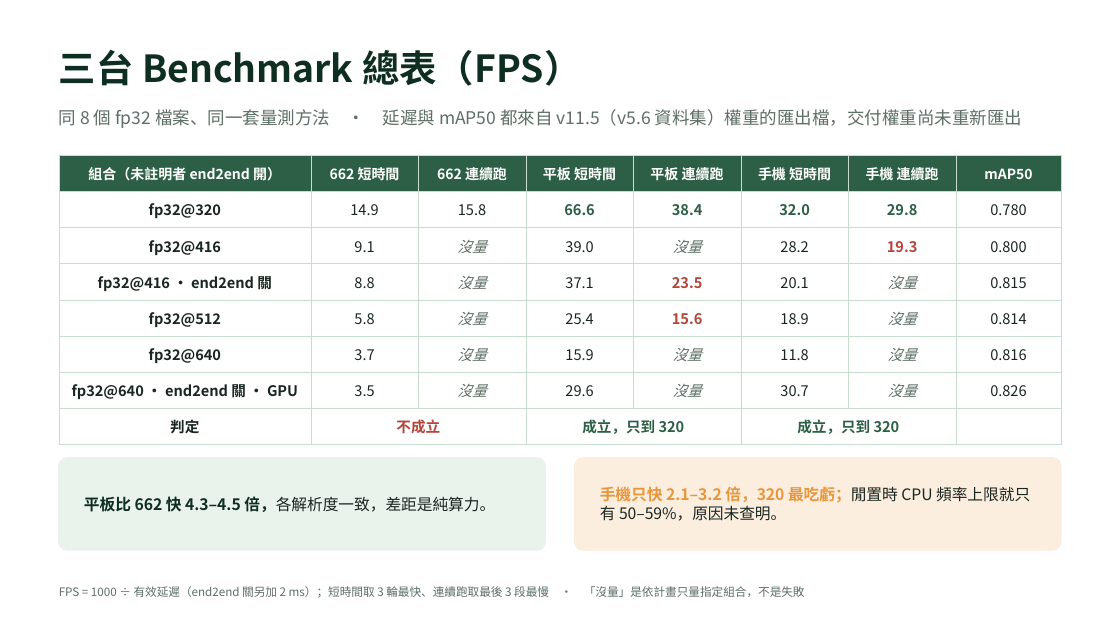
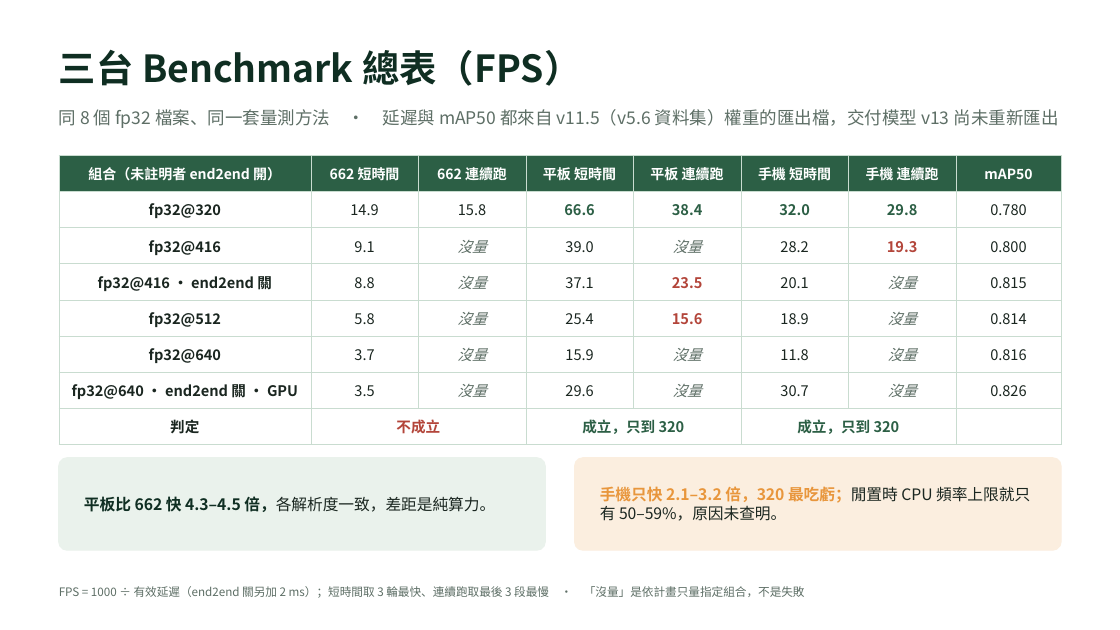
Before and after one commit to OneLeaf-dx/detection, a slide deck: slide 15 of docs/v12.3_簡報_口頭報告.pptx. Drawn at 1120x630 pixels with LibreOffice and Linux fonts; fonts in the diff are those of the drawing. Boxes give left, top, right and bottom in pixels: in the first picture for what was removed or moved away, otherwise in the second. Text is boxed around its words. In the diff, an @@ line names an element or a change of style, - is before the commit and + after.

```diff
--- a/docs/v12.3_簡報_口頭報告.pptx
+++ b/docs/v12.3_簡報_口頭報告.pptx
@@ text at (x1=59, y1=109, x2=1059, y2=128): text changed @@
-同 8 個 fp32 檔案、同一套量測方法 · 延遲與 mAP50 都來自 v11.5（v5.6 資料集）權重的匯出檔，交付權重尚未重新匯出
+同 8 個 fp32 檔案、同一套量測方法 · 延遲與 mAP50 都來自 v11.5（v5.6 資料集）權重的匯出檔，交付模型 v13 尚未重新匯出
```
Also in this commit, not shown: 7 other slides changed, 12 other files.
